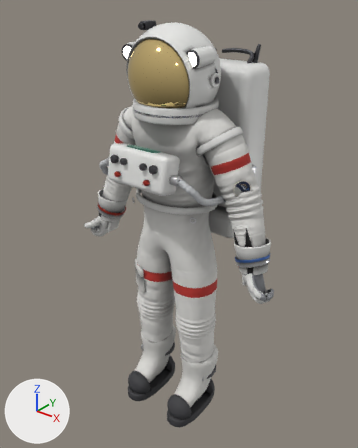
One commit to the glTF model public/assets/astronaut.glb: the scene before it, then after it.
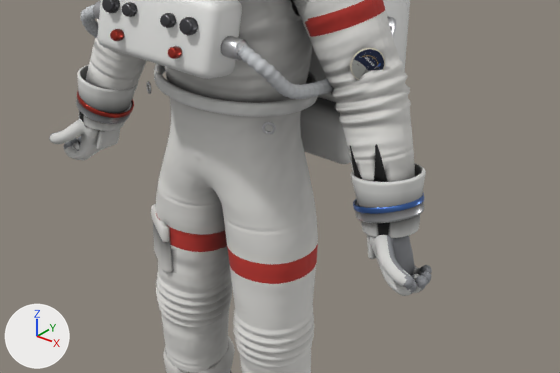
Each version appears first whole from a 50 mm lens placed at (1.254, -1.537, 1.937), pointed at (-0.033, 0.071, 0.94), and next in a close-up on the part from 17% to 94% of the width and 35% to 76% of the height. The axes (+X, +Y, +Z) are drawn at lower left. The lights are the same throughout. The first two pictures are the older version. Vertices at exactly the same position are counted once.

In view in the first close-up: 'AnoRed', 'Body', 'Boot', 'Glove', 'Glove.L', 'Glove.R', 'Hose', 'Metal', 'MetalDark', 'Patch', 'SuitFabric', 'SuitHard' and 1 more.
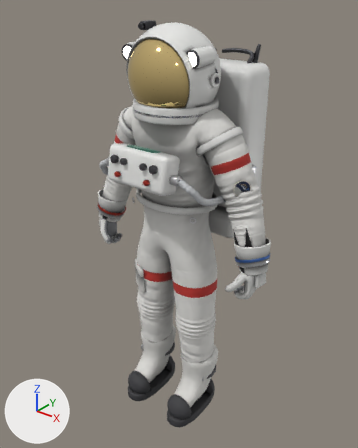
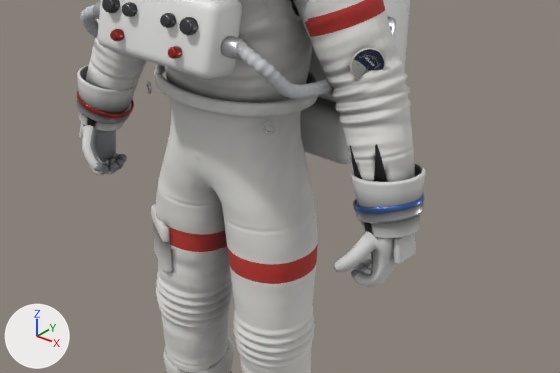
Pixel boxes [x1, y1, x2, y2] of what changed, in the close-ups (560 x 373 px; the box of a moved part takes in the faces that stretch with it):
'Glove', reshaped
    before: [77, 65, 426, 259]
    after: [77, 65, 426, 265]
'Glove.L', reshaped
    before: [370, 235, 432, 296]
    after: [334, 231, 397, 287]
'Glove.R', reshaped
    before: [49, 118, 100, 160]
    after: [81, 123, 127, 175]
part 1 of me_cuff_l, moved or reshaped
    both: [351, 163, 426, 238]
part 2 of me_cuff_l, moved or reshaped
    before: [367, 235, 376, 259]
    after: [393, 233, 416, 265]
part 3 of me_cuff_l, moved or reshaped
    both: [77, 65, 138, 131]
part 4 of me_cuff_l, moved or reshaped (mostly hidden afterwards)
    before: [96, 129, 120, 150]
    after: [79, 123, 83, 139]

Patch to the scene script:
```diff
--- a/public/assets/astronaut.glb.py
+++ b/public/assets/astronaut.glb.py
@@ me_cuff_l @@
 # used by ob_glove; location = (0.0, 0.0, 0.0)
-me_cuff_l.from_pydata(...)  # 2048 vertices, 4088 faces; spans x -0.467..0.467, y -0.067..0.08, z 0.827..1.028
+me_cuff_l.from_pydata(...)  # 2048 vertices, 4088 faces; spans x -0.467..0.467, y -0.067..0.08, z 0.838..1.028
+# me_cuff_l part 1: the loose piece of 968 vertices spanning x 0.319..0.467, y -0.067..0.08, z 0.885..1.028 is multiplied about its middle by the matrix ((-0.934, 0.0, -0.358), (0.0, 1.0, 0.0), (-0.358, 0.0, 0.934)), then moved by (0.015, 0.0, 0.003)
+# me_cuff_l part 2: the loose piece of 56 vertices spanning x 0.376..0.401, y -0.043..0.031, z 0.827..0.891 is multiplied about its middle by the matrix ((-0.934, 0.0, -0.358), (0.0, 1.0, 0.0), (-0.358, 0.0, 0.934)), then moved by (0.059, 0.0, 0.011)
+# me_cuff_l part 3: the loose piece of 968 vertices spanning x -0.467..-0.319, y -0.067..0.08, z 0.885..1.028 is multiplied about its middle by the matrix ((-0.934, 0.0, 0.358), (0.0, 1.0, 0.0), (0.358, 0.0, 0.934)), then moved by (-0.015, 0.0, 0.003)
+# me_cuff_l part 4: the loose piece of 56 vertices spanning x -0.401..-0.376, y -0.043..0.031, z 0.827..0.891 is multiplied about its middle by the matrix ((-0.934, 0.0, 0.358), (0.0, 1.0, 0.0), (0.358, 0.0, 0.934)), then moved by (-0.059, 0.0, 0.011)
 me_cuff_l.materials.append(mat_glove)
@@ me_gloveskin_001 @@
 # used by ob_glove_l; location = (0.0, 0.0, 0.0)
-me_gloveskin_001.from_pydata(...)  # 1559 vertices, 3096 faces; spans x 0.387..0.5129, y -0.0997..0.0378, z 0.7784..0.916
+me_gloveskin_001.from_pydata(...)  # 1559 vertices, 3096 faces; spans x 0.3342..0.4416, y -0.0997..0.0378, z 0.7659..0.9143
+# me_gloveskin_001 part 5: the whole mesh is multiplied about its middle by the matrix ((-0.934, 0.0, -0.358), (0.0, 1.0, 0.0), (-0.358, 0.0, 0.934)), then moved by (-0.0555, 0.0, -0.0103)
 me_gloveskin_001.materials.append(mat_glove)
@@ me_gloveskin_002 @@
 # used by ob_glove_r; location = (0.0, 0.0, 0.0)
-me_gloveskin_002.from_pydata(...)  # 1559 vertices, 3096 faces; spans x -0.5129..-0.387, y -0.0997..0.0378, z 0.7784..0.916
+me_gloveskin_002.from_pydata(...)  # 1559 vertices, 3096 faces; spans x -0.4416..-0.3342, y -0.0997..0.0378, z 0.7659..0.9143
+# me_gloveskin_002 part 6: the whole mesh is multiplied about its middle by the matrix ((-0.934, 0.0, 0.358), (0.0, 1.0, 0.0), (0.358, 0.0, 0.934)), then moved by (0.0555, 0.0, -0.0103)
 me_gloveskin_002.materials.append(mat_glove)
```
